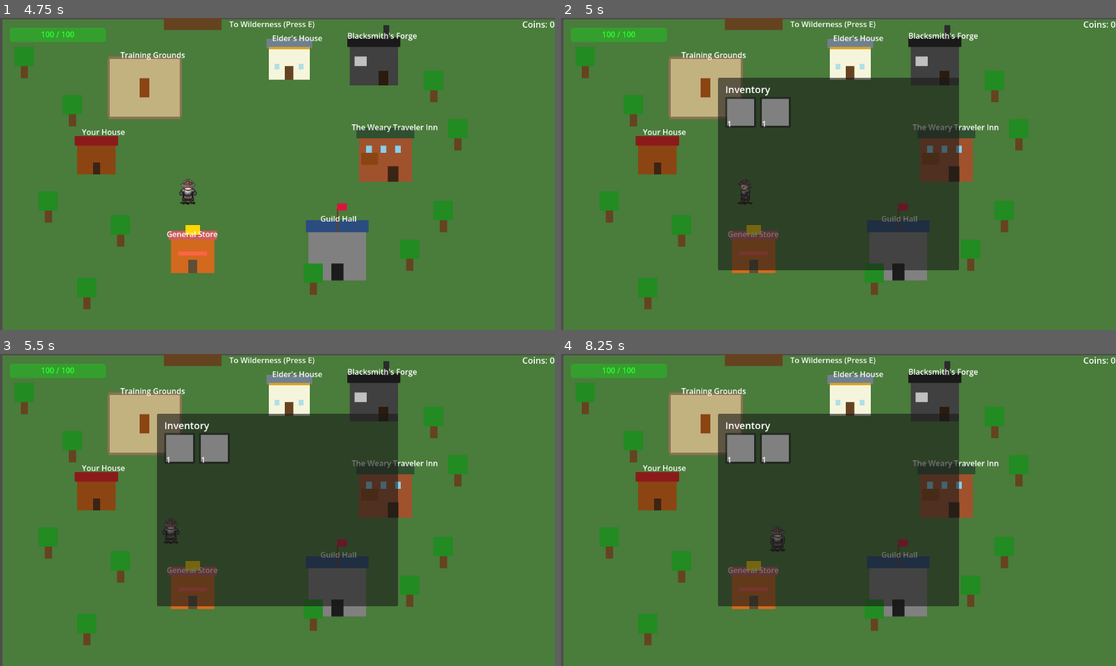
Above: before the commit, frames 1-4 (two rows, left to right).
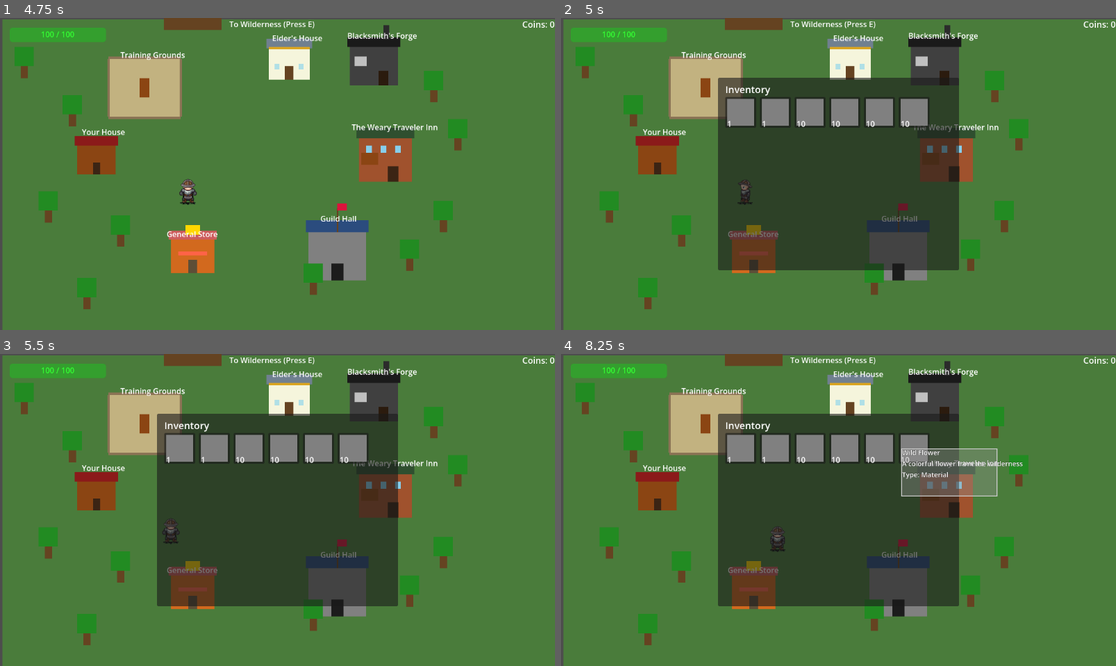
Above: after the commit, the same moments.

Repository: koukous/late-adventure
Game: Godot game, scene res://scenes/village.tscn
Same seed, same stepped clock (60 frames per second), same inputs: the game is played once before the commit and once after it. Sound files missing from this copy of the repository are replaced by a short silence.
Inputs (mouse positions are in pixels of both pictures, inside the frame that each line leads up to):
- Up to frame 1 (4.75 s): tap E every 0.75 s from 0.5 to 4.25 s; move the mouse to (399, 158) at 0.52 s; hold D (move_right) 0.53-1.28 s; click (399, 158) at 0.6 s; tap Enter (ui_accept) at 0.77, 0.8, 1.07, 1.35, 1.52, 1.82, 2.3, 3.02, 3.32, 3.6, 3.77, 4.07, 4.52 s; move the mouse to (166, 189) at 1.27 s; hold S (move_down) 1.28-2.03 s; click (166, 189) at 1.55 s; move the mouse to (333, 105) at 2.02 s; hold D (move_right) 2.03-2.78 s; click (333, 105) at 2.1 s; move the mouse to (249, 236) at 2.77 s; hold W (move_up) 2.78-3.53 s; click (249, 236) at 2.85 s; move the mouse to (444, 220) at 3.52 s; hold A (move_left) from 3.53 s (still down); click (444, 220) at 3.67 s; tap Escape (ui_cancel) at 4.15 s; move the mouse to (111, 127) at 4.27 s; click (111, 127) at 4.35 s
- Up to frame 2 (5 s): keep holding A (move_left); tap Enter (ui_accept) at 4.82 s; tap I (ui_inventory) at 4.9 s
- Up to frame 3 (5.5 s): move the mouse to (305, 510) at 5.02 s; release A (move_left) at 5.03 s; hold S (move_down) from 5.03 s (still down); click (305, 510) at 5.1 s; tap Enter (ui_accept) at 5.3 s
- Up to frame 4 (8.25 s): move the mouse to (755, 432) at 5.77 s; release S (move_down) at 5.78 s; hold D (move_right) 5.78-6.53 s; tap Enter (ui_accept) at 5.85, 6.02, 6.32, 6.77, 6.8, 7.07, 7.52, 7.82, 8.1 s; click (755, 432) at 6.05 s; move the mouse to (960, 494) at 6.52 s; hold W (move_up) 6.53-7.28 s; click (960, 494) at 6.6 s; move the mouse to (727, 525) at 7.27 s; hold D (move_right) 7.28-8.03 s; click (727, 525) at 7.35 s; move the mouse to (894, 441) at 8.02 s; hold S (move_down) from 8.03 s (still down); click (894, 441) at 8.17 s

Frame 1 is identical in both runs. In frame 2, 1.7% of the frame differs, in the area x 42-67%, y 25-36%; in frame 3, 1.7%; in frame 4, 4.2%, in the area x 42-84%, y 25-46%.

Commit message:
crafting system end

Diff:
--- a/project.godot
+++ b/project.godot
@@ -22,6 +22,7 @@
 SceneManager="*uid://7ubni2pn1s2n"
 DialogueUI="*uid://khsalhy0nbt4"
 EquipmentManager="*uid://i8lbr2biceo4"
+CraftingUI="*uid://b30qgfgan8htt"
 
 [display]
 
--- /dev/null
+++ b/resources/craftingRecipe/Iron_Sword_Recepi.tres
@@ -0,0 +1,16 @@
+[gd_resource type="Resource" script_class="CraftingRecipe" format=3 uid="uid://cm6pgxds5mhah"]
+
+[ext_resource type="Resource" uid="uid://p4ms43hxqqo5" path="res://resources/flower.tres" id="1_p6m1g"]
+[ext_resource type="Script" uid="uid://bur4qpiw5pdoo" path="res://scripts/global/crafting_recipe_simple.gd" id="1_y62nu"]
+[ext_resource type="Resource" uid="uid://sgaalybxuklw" path="res://resources/wood.tres" id="2_bdq2d"]
+[ext_resource type="Resource" uid="uid://b0r1xnp2pabqw" path="res://resources/equipement/iron_sword.tres" id="3_felxm"]
+
+[resource]
+script = ExtResource("1_y62nu")
+recipe_name = "Iron Sword"
+result_item = ExtResource("3_felxm")
+material_1 = ExtResource("1_p6m1g")
+material_1_quantity = 2
+material_2 = ExtResource("2_bdq2d")
+material_2_quantity = 3
+metadata/_custom_type_script = "uid://bur4qpiw5pdoo"
--- a/scenes/buildingsInteriors/blacksmith_interior.tscn
+++ b/scenes/buildingsInteriors/blacksmith_interior.tscn
@@ -2,8 +2,10 @@
 
 [ext_resource type="Script" uid="uid://cegwe11lpx4iy" path="res://scripts/global/exist_door.gd" id="1_hegpg"]
 [ext_resource type="Script" uid="uid://c3kpsn1i1tgqh" path="res://scripts/global/npc.gd" id="2_u0wi3"]
+[ext_resource type="Script" uid="uid://bur4qpiw5pdoo" path="res://scripts/global/crafting_recipe_simple.gd" id="3_l73ay"]
 [ext_resource type="PackedScene" uid="uid://bkpyaft2y2e6y" path="res://scenes/player.tscn" id="3_ucpqw"]
 [ext_resource type="PackedScene" uid="uid://blrghfb0id5hc" path="res://scenes/global/GlobalUI.tscn" id="4_q0po5"]
+[ext_resource type="Resource" uid="uid://cm6pgxds5mhah" path="res://resources/craftingRecipe/Iron_Sword_Recepi.tres" id="4_r8v01"]
 
 [sub_resource type="RectangleShape2D" id="RectangleShape2D_u0wi3"]
 size = Vector2(60, 30)
@@ -67,7 +69,7 @@
 [node name="BlacksmithNPC" type="CharacterBody2D" parent="." unique_id=2010132127]
 position = Vector2(250, 250)
 script = ExtResource("2_u0wi3")
-npc_name = "Blacksmith Goran"
+recipes = Array[ExtResource("3_l73ay")]([ExtResource("4_r8v01")])
 
 [node name="ColorRect" type="ColorRect" parent="BlacksmithNPC" unique_id=1330434737]
 offset_left = -16.0
--- /dev/null
+++ b/scenes/global/CraftingUI.tscn
@@ -0,0 +1,13 @@
+[gd_scene format=3 uid="uid://b30qgfgan8htt"]
+
+[ext_resource type="Script" uid="uid://d0vo6k7iu2ysq" path="res://scripts/global/backsmith_crafting_ui.gd" id="1_e7ut8"]
+
+[node name="CraftingUI" type="Control" unique_id=1795325707]
+visible = false
+layout_mode = 3
+anchors_preset = 15
+anchor_right = 1.0
+anchor_bottom = 1.0
+grow_horizontal = 2
+grow_vertical = 2
+script = ExtResource("1_e7ut8")
--- /dev/null
+++ b/scripts/global/backsmith_crafting_ui.gd
@@ -0,0 +1,307 @@
+extends Control
+# Blacksmith Crafting UI - shows recipes and allows crafting
+
+var inventory_manager
+var equipment_manager
+
+# Available recipes
+var recipes: Array[CraftingRecipe] = []
+
+# UI elements
+var main_panel: Panel
+var title_label: Label
+var recipe_list_container: VBoxContainer
+var recipe_detail_panel: Panel
+var recipe_name_label: Label
+var recipe_description_label: Label
+var materials_status_label: Label
+var craft_button: Button
+
+var selected_recipe: CraftingRecipe = null
+
+func _ready():
+	# IMPORTANT: Hide at start!
+	visible = false
+	# FIX: Allow mouse to reach children!
+	#mouse_filter = Control.MOUSE_FILTER_PASS  # ← ADD THIS!
+	#fixing the crafting menu to be visible in front
+	z_index = 100
+
+	inventory_manager = get_node_or_null("/root/InventoryManager")
+	equipment_manager = get_node_or_null("/root/EquipmentManager")
+
+	create_ui()
+
+	print("✅ Crafting UI ready and hidden")
+
+func create_ui():
+	# Main panel
+	main_panel = Panel.new()
+	main_panel.size = Vector2(700, 500)
+	main_panel.position = Vector2(250, 100)
+	main_panel.mouse_filter = Control.MOUSE_FILTER_IGNORE  # ← Pass through
+	add_child(main_panel)
+
+	# Title
+	title_label = Label.new()
+	title_label.text = "BLACKSMITH - CRAFTING"
+	title_label.position = Vector2(230, 15)
+	title_label.add_theme_font_size_override("font_size", 24)
+	title_label.mouse_filter = Control.MOUSE_FILTER_IGNORE  # ← Pass through
+	main_panel.add_child(title_label)
+
+	# Recipe list (left side)
+	var list_label = Label.new()
+	list_label.text = "Available Recipes:"
+	list_label.position = Vector2(20, 60)
+	list_label.add_theme_font_size_override("font_size", 16)
+	list_label.mouse_filter = Control.MOUSE_FILTER_IGNORE  # ← Pass through
+	main_panel.add_child(list_label)
+
+	var scroll = ScrollContainer.new()
+	scroll.position = Vector2(20, 90)
+	scroll.size = Vector2(280, 350)
+	scroll.mouse_filter = Control.MOUSE_FILTER_PASS  # ← Accept clicks
+	main_panel.add_child(scroll)
+
+	recipe_list_container = VBoxContainer.new()
+	recipe_list_container.size_flags_horizontal = Control.SIZE_EXPAND_FILL
+	recipe_list_container.mouse_filter = Control.MOUSE_FILTER_IGNORE  # ← Pass to children
+	scroll.add_child(recipe_list_container)
+
+	# Recipe details (right side)
+	recipe_detail_panel = Panel.new()
+	recipe_detail_panel.position = Vector2(320, 60)
+	recipe_detail_panel.size = Vector2(360, 420)
+	recipe_detail_panel.mouse_filter = Control.MOUSE_FILTER_IGNORE  # ← Pass through
+	main_panel.add_child(recipe_detail_panel)
+
+	# Recipe name
+	recipe_name_label = Label.new()
+	recipe_name_label.text = "Select a recipe"
+	recipe_name_label.position = Vector2(15, 15)
+	recipe_name_label.add_theme_font_size_override("font_size", 20)
+	recipe_name_label.mouse_filter = Control.MOUSE_FILTER_IGNORE  # ← Pass through
+	recipe_detail_panel.add_child(recipe_name_label)
+
+	# Recipe description
+	recipe_description_label = Label.new()
+	recipe_description_label.position = Vector2(15, 50)
+	recipe_description_label.size = Vector2(330, 150)
+	recipe_description_label.add_theme_font_size_override("font_size", 14)
+	recipe_description_label.autowrap_mode = TextServer.AUTOWRAP_WORD
+	recipe_description_label.mouse_filter = Control.MOUSE_FILTER_IGNORE  # ← Pass through
+	recipe_detail_panel.add_child(recipe_description_label)
+
+	# Materials status
+	materials_status_label = Label.new()
+	materials_status_label.position = Vector2(15, 220)
+	materials_status_label.size = Vector2(330, 120)
+	materials_status_label.add_theme_font_size_override("font_size", 14)
+	materials_status_label.mouse_filter = Control.MOUSE_FILTER_IGNORE  # ← Pass through
+	recipe_detail_panel.add_child(materials_status_label)
+
+	# Craft button
+	craft_button = Button.new()
+	craft_button.text = "CRAFT"
+	craft_button.position = Vector2(120, 360)
+	craft_button.size = Vector2(120, 40)
+	craft_button.disabled = true
+	craft_button.mouse_filter = Control.MOUSE_FILTER_PASS  # ← Accept clicks
+	craft_button.pressed.connect(_on_craft_button_pressed)
+	recipe_detail_panel.add_child(craft_button)
+
+func clear_recipes():
+	recipes.clear()
+
+	# Clear recipe list buttons
+	for child in recipe_list_container.get_children():
+		child.queue_free()
+
+	# Clear selection
+	selected_recipe = null
+	update_recipe_details()
+
+func add_recipe(recipe: CraftingRecipe):
+	if recipe and not recipes.has(recipe):
+		recipes.append(recipe)
+
+func update_recipe_list():
+	print("=== UPDATE RECIPE LIST ===")
+	print("Number of recipes: ", recipes.size())
+
+	# Clear existing buttons
+	for child in recipe_list_container.get_children():
+		child.queue_free()
+
+	# Wait a frame for cleanup
+	await get_tree().process_frame
+
+	# Create button for each recipe
+	for recipe in recipes:
+		print("Creating button for recipe: ", recipe.recipe_name)
+
+		var btn = Button.new()
+		btn.text = recipe.recipe_name
+		btn.size_flags_horizontal = Control.SIZE_EXPAND_FILL
+		btn.custom_minimum_size = Vector2(0, 40)
+
+		# Connect BOTH signals
+		btn.pressed.connect(_on_recipe_selected.bind(recipe))
+		btn.gui_input.connect(_on_button_gui_input.bind(recipe))  # ← ADD THIS
+
+		# Make sure button can receive mouse input
+		btn.mouse_filter = Control.MOUSE_FILTER_STOP
+		btn.focus_mode = Control.FOCUS_ALL
+
+		# Color code based on can craft
+		if inventory_manager and recipe.can_craft(inventory_manager, 0, 1):
+			btn.modulate = Color(0.7, 1, 0.7)
+		else:
+			btn.modulate = Color(1, 0.7, 0.7)
+
+		recipe_list_container.add_child(btn)
+
+		print("  Button added")
+		print("  - Position: ", btn.position)
+		print("  - Global Position: ", btn.global_position)
+
+	print("Recipe list updated with ", recipes.size(), " recipes")
+
+# ADD THIS NEW FUNCTION
+func _on_button_gui_input(event: InputEvent, recipe: CraftingRecipe):
+	print("🔥 Button GUI input: ", event)
+	if event is InputEventMouseButton and event.pressed and event.button_index == MOUSE_BUTTON_LEFT:
+		print("  ✅✅✅ BUTTON CLICKED! Recipe: ", recipe.recipe_name)
+		_on_recipe_selected(recipe)  # Manually trigger the selection
+
+func _on_recipe_selected(recipe: CraftingRecipe):
+	selected_recipe = recipe
+	update_recipe_details()
+	print("Selected recipe: ", recipe.recipe_name)
+
+func update_recipe_details():
+	if not selected_recipe:
+		recipe_name_label.text = "Select a recipe"
+		recipe_description_label.text = ""
+		materials_status_label.text = ""
+		craft_button.disabled = true
+		return
+
+	# Show recipe info
+	recipe_name_label.text = selected_recipe.recipe_name
+	recipe_description_label.text = selected_recipe.get_recipe_description()
+
+	# Show materials status (using the recipe's built-in function!)
+	if inventory_manager:
+		materials_status_label.text = "Materials:\n" + selected_recipe.get_material_status(inventory_manager)
+
+		# Enable/disable craft button
+		var can_craft = selected_recipe.can_craft(inventory_manager, 0, 1)
+		craft_button.disabled = not can_craft
+
+		if can_craft:
+			craft_button.text = "CRAFT ✓"
+			craft_button.modulate = Color(0.7, 1, 0.7)
+		else:
+			craft_button.text = "CRAFT (Missing Materials)"
+			craft_button.modulate = Color(1, 1, 1)
+
+func _on_craft_button_pressed():
+	if not selected_recipe or not inventory_manager:
+		print("ERROR: No recipe or inventory manager")
+		return
+
+	# Check if can craft
+	if not selected_recipe.can_craft(inventory_manager, 0, 1):
+		print("Cannot craft - missing materials!")
+		return
+
+	# Use the recipe's consume_materials function
+	if selected_recipe.consume_materials(inventory_manager):
+		# Add result to inventory
+		inventory_manager.add_item(selected_recipe.result_item, selected_recipe.result_quantity)
+
+		print("✓ Crafted: ", selected_recipe.result_item.item_name, " x", selected_recipe.result_quantity)
+
+		# Update displays
+		update_recipe_list()
+		update_recipe_details()
+
+		# Show success message
+		show_craft_success()
+	else:
+		print("✗ Crafting failed!")
+
+func show_craft_success():
+	# Simple success message
+	var success_label = Label.new()
+	success_label.text = "✓ Crafted Successfully!"
+	success_label.position = Vector2(100, 320)
+	success_label.add_theme_font_size_override("font_size", 16)
+	success_label.add_theme_color_override("font_color", Color(0, 1, 0))
+	recipe_detail_panel.add_child(success_label)
+
+	# Remove after 2 seconds
+	await get_tree().create_timer(2.0).timeout
+	if success_label:
+		success_label.queue_free()
+
+# Call this when inventory changes to update materials display
+func refresh_display():
+	update_recipe_list()
+	update_recipe_details()
+
+# Add this at the bottom of your script
+
+# Override this to detect ALL mouse motion
+func _process(_delta):
+	if visible:
+		var mouse_pos = get_global_mouse_position()
+		# Check if mouse is over main panel area
+		if main_panel:
+			var panel_rect = Rect2(main_panel.global_position, main_panel.size)
+			if panel_rect.has_point(mouse_pos):
+				# Mouse is over panel - check buttons
+				for child in recipe_list_container.get_children():
+					if child is Button:
+						var btn_rect = Rect2(child.global_position, child.size)
+						if btn_rect.has_point(mouse_pos):
+							print("🎯 Mouse is over button: ", child.text)
+
+# Try overriding unhandled input
+func _unhandled_input(event):
+	if visible and event is InputEventMouseButton and event.pressed:
+		print("⚡ CraftingUI received unhandled mouse click at: ", event.position)
+
+		# Check if click is on a button
+		for child in recipe_list_container.get_children():
+			if child is Button:
+				var btn_rect = Rect2(child.global_position, child.size)
+				if btn_rect.has_point(event.position):
+					print("  ✅ Click IS on button: ", child.text)
+					# Manually trigger button
+					child.emit_signal("pressed")
+					get_viewport().set_input_as_handled()
+					return
+
+		print("  ❌ Click is NOT on any button")
+
+func _input(event):
+	if visible and event is InputEventMouseButton and event.button_index == MOUSE_BUTTON_LEFT and event.pressed:
+		print("🔴 Click detected!")
+
+		# Check each button
+		for i in recipe_list_container.get_child_count():
+			var child = recipe_list_container.get_child(i)
+			if child is Button:
+				var local_mouse = child.get_local_mouse_position()
+				var is_inside = Rect2(Vector2.ZERO, child.size).has_point(local_mouse)
+
+				print("  ", child.text, " - inside: ", is_inside)
+
+				if is_inside:
+					print("  ✅ BUTTON CLICKED: ", child.text)
+					_on_recipe_selected(recipes[i])
+					get_viewport().set_input_as_handled()
+					return
--- /dev/null
+++ b/scripts/global/crafting_recipe_simple.gd
@@ -0,0 +1,111 @@
+extends Resource
+class_name CraftingRecipe
+# Crafting Recipe - defines what materials are needed to craft an item
+
+@export var recipe_name: String = "Recipe"
+@export var result_item: EquipmentData  # What you get when crafting
+@export var result_quantity: int = 1
+
+# Required materials - simple arrays
+@export var material_1: ItemData
+@export var material_1_quantity: int = 0
+
+@export var material_2: ItemData
+@export var material_2_quantity: int = 0
+
+@export var material_3: ItemData
+@export var material_3_quantity: int = 0
+
+@export var gold_cost: int = 0
+@export var required_level: int = 1
+
+# Check if player has all materials
+func can_craft(inventory_manager, param1, param2) -> bool:
+		# Check material 1
+	if material_1 and material_1_quantity > 0:
+		var has = inventory_manager.get_item_quantity(material_1.item_name)
+		if has < material_1_quantity:
+			return false
+
+	# Check material 2
+	if material_2 and material_2_quantity > 0:
+		var has = inventory_manager.get_item_quantity(material_2.item_name)
+		if has < material_2_quantity:
+			return false
+
+	# Check material 3
+	if material_3 and material_3_quantity > 0:
+		var has = inventory_manager.get_item_quantity(material_3.item_name)
+		if has < material_3_quantity:
+			return false
+
+	return true
+
+func get_recipe_description() -> String:
+	var text = recipe_name + "\n"
+	text += "Creates: " + result_item.item_name
+	if result_quantity > 1:
+		text += " x" + str(result_quantity)
+	text += "\n\nRequires:\n"
+
+	if material_1 and material_1_quantity > 0:
+		text += "- " + material_1.item_name + " x" + str(material_1_quantity) + "\n"
+
+	if material_2 and material_2_quantity > 0:
+		text += "- " + material_2.item_name + " x" + str(material_2_quantity) + "\n"
+
+	if material_3 and material_3_quantity > 0:
+		text += "- " + material_3.item_name + " x" + str(material_3_quantity) + "\n"
+
+	if gold_cost > 0:
+		text += "- Gold: " + str(gold_cost) + "\n"
+
+	if required_level > 1:
+		text += "\nRequired Level: " + str(required_level)
+
+	return text
+
+func get_material_status(inventory_manager) -> String:
+	var text = ""
+
+	if material_1 and material_1_quantity > 0:
+		var has = inventory_manager.get_item_quantity(material_1.item_name)
+		text += material_1.item_name + ": " + str(has) + "/" + str(material_1_quantity)
+		if has >= material_1_quantity:
+			text += " ✓\n"
+		else:
+			text += " ✗\n"
+
+	if material_2 and material_2_quantity > 0:
+		var has = inventory_manager.get_item_quantity(material_2.item_name)
+		text += material_2.item_name + ": " + str(has) + "/" + str(material_2_quantity)
+		if has >= material_2_quantity:
+			text += " ✓\n"
+		else:
+			text += " ✗\n"
+
+	if material_3 and material_3_quantity > 0:
+		var has = inventory_manager.get_item_quantity(material_3.item_name)
+		text += material_3.item_name + ": " + str(has) + "/" + str(material_3_quantity)
+		if has >= material_3_quantity:
+			text += " ✓\n"
+		else:
+			text += " ✗\n"
+
+	return text
+
+func consume_materials(inventory_manager) -> bool:
+	if not can_craft(inventory_manager, 0, 1):
+		return false
+
+	# Remove materials
+	if material_1 and material_1_quantity > 0:
+		inventory_manager.remove_item(material_1.item_name, material_1_quantity)
+
+	if material_2 and material_2_quantity > 0:
+		inventory_manager.remove_item(material_2.item_name, material_2_quantity)
+
+	if material_3 and material_3_quantity > 0:
+		inventory_manager.remove_item(material_3.item_name, material_3_quantity)
+
+	return true
--- a/scripts/global/npc.gd
+++ b/scripts/global/npc.gd
@@ -1,22 +1,32 @@
 extends CharacterBody2D
-# NPC - can be talked to
+# Blacksmith NPC - opens crafting menu when talked to
 
-@export var npc_name: String = "Villager"
+@export var npc_name: String = "Blacksmith Goran"
 @export_multiline var dialogue_lines: Array[String] = [
-	"Hello, traveler!",
-	"Welcome to our village.",
-	"Good luck on your journey!"
+	"Welcome to my forge, traveler.",
+	"I can craft equipment for you.",
+	"Bring me materials and I'll forge you weapons and armor!"
 ]
+
+# Crafting recipes this blacksmith knows
+@export var recipes: Array[CraftingRecipe] = []
 
 var current_line: int = 0
 var player_in_range: bool = false
 var is_talking: bool = false
+var crafting_ui_open: bool = false
 
-@onready var sprite = $Sprite2D
+@onready var sprite = $Sprite2D if has_node("Sprite2D") else null
 @onready var interaction_area = $InteractionArea
-@onready var prompt_label = $PromptLabel
+@onready var prompt_label = $PromptLabel if has_node("PromptLabel") else null
+
+# Reference to crafting UI
+var crafting_ui
 
 func _ready():
+	# DON'T hide the blacksmith! Remove this line:
+	# visible = false  ❌ REMOVED
+
 	# Connect interaction area
 	if interaction_area:
 		interaction_area.body_entered.connect(_on_player_entered)
@@ -25,6 +35,20 @@
 	# Hide prompt at start
 	if prompt_label:
 		prompt_label.visible = false
+
+	# Find or create crafting UI
+	setup_crafting_ui()
+
+func setup_crafting_ui():
+	# Try to find existing crafting UI in scene
+	crafting_ui = get_node_or_null("/root/CraftingUI")
+
+	if crafting_ui:
+		# IMPORTANT: Hide it at start!
+		crafting_ui.visible = false
+		print("Blacksmith found CraftingUI and hid it")
+	else:
+		print("WARNING: CraftingUI not found in Autoload!")
 
 func _on_player_entered(body):
 	if body.is_in_group("player"):
@@ -36,13 +60,14 @@
 		player_in_range = false
 		hide_prompt()
 		stop_dialogue()
+		close_crafting()
 
 func _process(_delta):
-	# Press E to talk
+	# Press E to talk or open crafting
 	if player_in_range and Input.is_action_just_pressed("ui_accept"):
-		if not is_talking:
+		if not is_talking and not crafting_ui_open:
 			start_dialogue()
-		else:
+		elif is_talking:
 			next_line()
 
 func start_dialogue():
@@ -54,7 +79,9 @@
 func next_line():
 	current_line += 1
 	if current_line >= dialogue_lines.size():
+		# End of dialogue - open crafting menu
 		stop_dialogue()
+		open_crafting()
 	else:
 		show_dialogue()
 
@@ -62,27 +89,72 @@
 	is_talking = false
 	current_line = 0
 	hide_dialogue()
-	if player_in_range:
+	if player_in_range and not crafting_ui_open:
 		show_prompt()
 
 func show_dialogue():
-	# Emit signal to dialogue UI
 	var dialogue_ui = get_node_or_null("/root/DialogueUI")
 	if dialogue_ui:
 		dialogue_ui.show_dialogue(npc_name, dialogue_lines[current_line])
-	else:
-		# Fallback: print to console
-		print(npc_name, ": ", dialogue_lines[current_line])
 
 func hide_dialogue():
 	var dialogue_ui = get_node_or_null("/root/DialogueUI")
 	if dialogue_ui:
 		dialogue_ui.hide_dialogue()
 
+func open_crafting():
+	print("=== OPENING BLACKSMITH CRAFTING ===")
+	print("Blacksmith has ", recipes.size(), " recipes")
+
+	# Get crafting UI if we don't have it yet
+	if not crafting_ui:
+		crafting_ui = get_node_or_null("/root/BacksmithCraftingUi")
+
+	if crafting_ui:
+		print("CraftingUI found!")
+
+		# Clear previous recipes
+		if crafting_ui.has_method("clear_recipes"):
+			crafting_ui.clear_recipes()
+			print("Cleared old recipes")
+
+		# Load recipes into UI
+		print("Adding recipes to UI:")
+		for recipe in recipes:
+			print("  - ", recipe.recipe_name if recipe else "NULL RECIPE")
+			if crafting_ui.has_method("add_recipe"):
+				crafting_ui.add_recipe(recipe)
+
+		# Update and show
+		if crafting_ui.has_method("update_recipe_list"):
+			print("Updating recipe list...")
+			crafting_ui.update_recipe_list()
+
+		crafting_ui.visible = true
+		crafting_ui_open = true
+		print("Crafting menu opened!")
+	else:
+		print("ERROR: Crafting UI not found!")
+
+func close_crafting():
+	if crafting_ui and crafting_ui_open:
+		crafting_ui.visible = false
+		crafting_ui_open = false
+		print("Crafting menu closed")
+
 func show_prompt():
 	if prompt_label:
 		prompt_label.visible = true
+		prompt_label.text = "Press E to talk"
 
 func hide_prompt():
 	if prompt_label:
 		prompt_label.visible = false
+
+func _input(event):
+	# Press ESC or I to close crafting menu
+	if crafting_ui_open:
+		if event.is_action_pressed("ui_cancel") or event.is_action_pressed("ui_inventory"):
+			close_crafting()
+			if player_in_range:
+				show_prompt()
--- a/scripts/player.gd
+++ b/scripts/player.gd
@@ -80,7 +80,7 @@
 
 	# Test equipping directly
 	var eq_manager = get_node("/root/EquipmentManager")
-	var sword = load("res://iron_sword.tres")
+	var sword = load("res://resources/craftingRecipe/Iron_Sword_Recepi.tres")
 
 	if eq_manager and sword:
 		print("=== DIRECT EQUIP TEST ===")
@@ -91,6 +91,24 @@
 			eq_manager.equip_item(sword)
 			print("Total damage after equip: ", eq_manager.total_damage)
 			print("Total strength after equip: ", eq_manager.total_strength)
+
+	if inventory:
+		# Add crafting materials
+		var skin = load("res://resources/monster_skin.tres")
+		var bones = load("res://resources/bones.tres")
+		var flower = load("res://resources/flower.tres")
+		var wood = load("res://resources/wood.tres")
+
+		if skin:
+			inventory.add_item(skin, 10)
+		if bones:
+			inventory.add_item(bones, 10)
+		if flower:
+			inventory.add_item(flower, 10)
+		if wood:
+			inventory.add_item(wood, 10)
+
+		print("Test materials added!")
 
 func _physics_process(delta):
 	update_timers(delta)
@@ -253,3 +271,17 @@
 		print("Total damage: ", total_damage, " (Base: ", base_damage, " + Equipment: ", bonus_damage, ")")
 
 		# Use this total_damage in your attack code
+
+func _input(event):
+	if event is InputEventMouseButton and event.button_index == MOUSE_BUTTON_LEFT and event.pressed:
+		# Check if mouse is over UI
+		var ui_control = get_viewport().gui_get_focus_owner()
+		if ui_control:
+			return  # Mouse is on UI - don't attack
+
+		# Check if any UI is visible
+		var crafting_ui = get_node_or_null("/root/CraftingUI")
+		if crafting_ui and crafting_ui.visible:
+			return  # Crafting UI open - don't attack
+
+		start_attack()
Not shown, added: scripts/global/backsmith_crafting_ui.gd.uid
Not shown, added: scripts/global/crafting_recipe_simple.gd.uid
